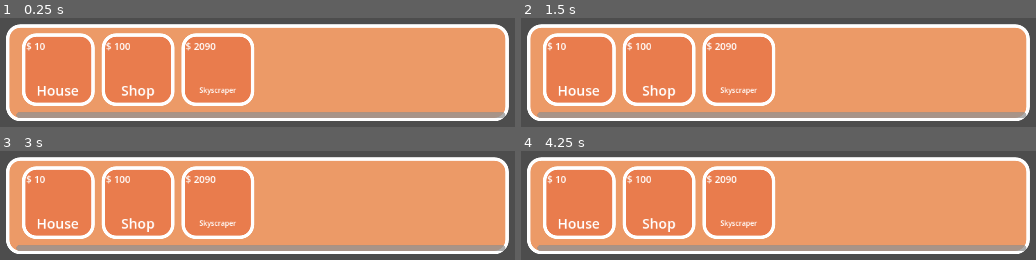
Above: before the commit, frames 1-4 (two rows, left to right).
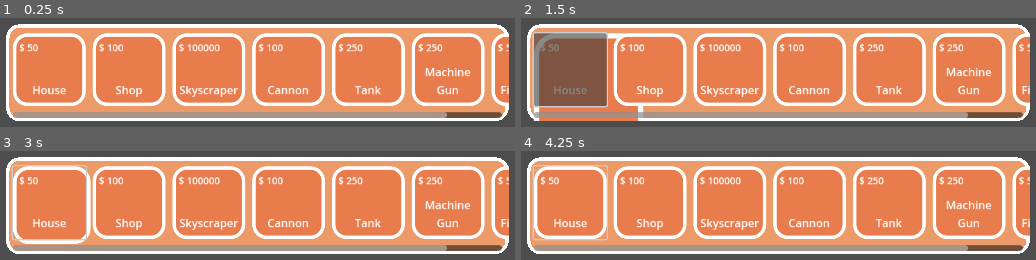
Above: after the commit, the same moments.

Repository: star6fish/Digital_Tech_CookieCity
Game: Godot game, scene res://Scenes/main_scene.tscn
The game is run twice, just before and just after one commit, with the same random seed, the same clock (stepped at 60 frames per second) and the same inputs. The project has no main scene, so this scene is started directly.
Inputs (mouse positions are in pixels of both pictures, inside the frame that each line leads up to):
- Up to frame 1 (0.25 s): no input
- Up to frame 2 (1.5 s): click (572, 69) at 0.52 s; click (572, 69) at 1.27 s
- Up to frame 3 (3 s): click (51, 202) at 2.02 s; tap Enter at 2.75 s; move the mouse to (outside the picture) at 2.77 s
- Up to frame 4 (4.25 s): tap Space at 3.5 s; move the mouse to (outside the picture) at 3.52 s

The runs differ from the first frame. In frame 1, 41% of the frame differs, in the area x 1-99%, y 5-95%; in frame 2, 50%; in frame 3, 42%; in frame 4, 42%.

Commit message:
24/06/2025

Diff:
--- a/Assets/building_template.tscn
+++ b/Assets/building_template.tscn
@@ -1,46 +1,68 @@
-[gd_scene load_steps=2 format=3 uid="uid://bknyh2vya7pe"]
+[gd_scene load_steps=4 format=3 uid="uid://bknyh2vya7pe"]
 
 [ext_resource type="StyleBox" uid="uid://7l4b37vxc3ve" path="res://Assets/new_style_box_flat2.tres" id="1_ed4md"]
+[ext_resource type="Script" path="res://Scripts/button_FX.gd" id="1_fw8tj"]
+
+[sub_resource type="StyleBoxEmpty" id="StyleBoxEmpty_gfywa"]
 
 [node name="Control" type="Control"]
 custom_minimum_size = Vector2(105, 105)
 layout_mode = 3
 anchors_preset = 0
+offset_right = 105.0
+offset_bottom = 105.0
+script = ExtResource("1_fw8tj")
 
 [node name="Label3" type="Label" parent="."]
 z_index = 1
-layout_mode = 0
-offset_left = 21.0
-offset_top = 66.0
-offset_right = 100.0
-offset_bottom = 98.0
+layout_mode = 2
+offset_left = 13.0
+offset_top = 26.0
+offset_right = 92.0
+offset_bottom = 93.0
 theme_override_font_sizes/font_size = 23
 text = "N/A"
 horizontal_alignment = 1
-vertical_alignment = 1
+vertical_alignment = 2
+autowrap_mode = 2
 justification_flags = 3
 
 [node name="Label4" type="Label" parent="."]
 z_index = 1
-layout_mode = 0
-offset_left = 14.0
-offset_top = 9.0
-offset_right = 40.0
-offset_bottom = 29.0
+layout_mode = 2
+offset_left = 9.0
+offset_top = 11.0
+offset_right = 35.0
+offset_bottom = 31.0
 theme_override_font_sizes/font_size = 14
 text = "N/A"
 horizontal_alignment = 1
 
 [node name="Panel2" type="Panel" parent="."]
-layout_mode = 0
-offset_left = 8.0
-offset_right = 113.0
+layout_mode = 2
+offset_right = 105.0
 offset_bottom = 105.0
 theme_override_styles/panel = ExtResource("1_ed4md")
 
 [node name="TextureRect2" type="TextureRect" parent="."]
-layout_mode = 0
-offset_left = 31.0
+layout_mode = 2
+offset_left = 23.0
 offset_top = 28.0
-offset_right = 71.0
+offset_right = 63.0
 offset_bottom = 68.0
+
+[node name="Button" type="Button" parent="."]
+z_index = 1
+z_as_relative = false
+layout_mode = 2
+offset_right = 105.0
+offset_bottom = 105.0
+theme_override_styles/normal = SubResource("StyleBoxEmpty_gfywa")
+
+[connection signal="gui_input" from="." to="." method="_on_gui_input"]
+[connection signal="mouse_entered" from="." to="." method="_on_mouse_entered"]
+[connection signal="mouse_exited" from="." to="." method="_on_mouse_exited"]
+[connection signal="button_down" from="Button" to="." method="_on_button_button_down"]
+[connection signal="button_up" from="Button" to="." method="_on_button_button_up"]
+[connection signal="mouse_entered" from="Button" to="." method="_on_button_mouse_entered"]
+[connection signal="mouse_exited" from="Button" to="." method="_on_button_mouse_exited"]
--- a/Assets/new_style_box_flat.tres
+++ b/Assets/new_style_box_flat.tres
@@ -1,8 +1,9 @@
 [gd_resource type="StyleBoxFlat" format=3 uid="uid://bmp3egxyyb3ns"]
 
 [resource]
-content_margin_left = 15.0
+content_margin_left = 10.0
 content_margin_top = 13.0
+content_margin_right = 10.0
 bg_color = Color(0.925287, 0.604353, 0.40468, 1)
 border_width_left = 5
 border_width_top = 5
@@ -13,3 +14,4 @@
 corner_radius_top_right = 20
 corner_radius_bottom_right = 20
 corner_radius_bottom_left = 20
+anti_aliasing = false
--- a/Scenes/main_scene.tscn
+++ b/Scenes/main_scene.tscn
@@ -21,7 +21,6 @@
 offset_right = 947.0
 offset_bottom = 621.0
 theme_override_styles/panel = ExtResource("1_3tuov")
-horizontal_scroll_mode = 2
 
 [node name="HBoxContainer" type="HBoxContainer" parent="Control/ScrollContainer"]
 layout_direction = 2
--- /dev/null
+++ b/Scripts/button_FX.gd
@@ -0,0 +1,21 @@
+extends Control
+
+
+func _on_button_button_down() -> void:
+	pass
+
+
+func _on_button_button_up() -> void:
+	pass # Replace with function body.
+
+
+func _on_button_mouse_entered() -> void:
+
+	var tween = create_tween()
+
+	tween.tween_property($Panel2, "scale", Vector2(1.5, 1.5), 0.25)
+
+func _on_button_mouse_exited() -> void:
+	var tween = create_tween()
+
+	tween.tween_property($Panel2, "scale", Vector2(1, 1), 0.25)
--- a/Scripts/global.gd
+++ b/Scripts/global.gd
@@ -1,7 +1,11 @@
 extends Node
 
 var buildings : Dictionary = {
-	"House" = {"scene" = "", "price" = 10},
+	"House" = {"scene" = "", "price" = 50},
 	"Shop" = {"scene" = "", "price" = 100},
-	"Skyscraper" = {"scene" = "", "price" = 2090},
+	"Skyscraper" = {"scene" = "", "price" = 100000},
+	"Cannon" = {"scene" = "", "price" = 100},
+	"Tank" = {"scene" = "", "price" = 250},
+	"Machine Gun" = {"scene" = "", "price" = 250},
+	"Fighter Jet" = {"scene" = "", "price" = 5000}
 }
--- a/Scripts/main_scene.gd
+++ b/Scripts/main_scene.gd
@@ -6,24 +6,28 @@
 
 var buildings : Dictionary = Global.buildings
 
-# Called when the node enters the scene tree for the first time.
-func _ready() -> void:
+func _load_building_catalogue():
+
+	$Control.get_node("ScrollContainer").visible = true
 
 	for i : String in buildings:
 		var building = buildings[i]
 
-		var new_building_template = building_template.instantiate()
+		var new_building_template : Control = building_template.instantiate()
 
 		new_building_template.get_node("Label3").text = i
 		new_building_template.get_node("Label4").text = "$ " + str(building.price)
 
-		var new_font_size = clamp(100 / i.length(), 2, 20)
+		var new_font_size : int = clamp(200 / clamp(i.length(), 12, INF), 2, 20)
 
 		new_building_template.get_node("Label3").set("theme_override_font_sizes/font_size", new_font_size)
 
 		$Control.get_node("ScrollContainer").get_node("HBoxContainer").add_child(new_building_template)
 
 
+# Called when the node enters the scene tree for the first time.
+func _ready() -> void:
+	_load_building_catalogue()
 
 
 # Called every frame. 'delta' is the elapsed time since the previous frame.
